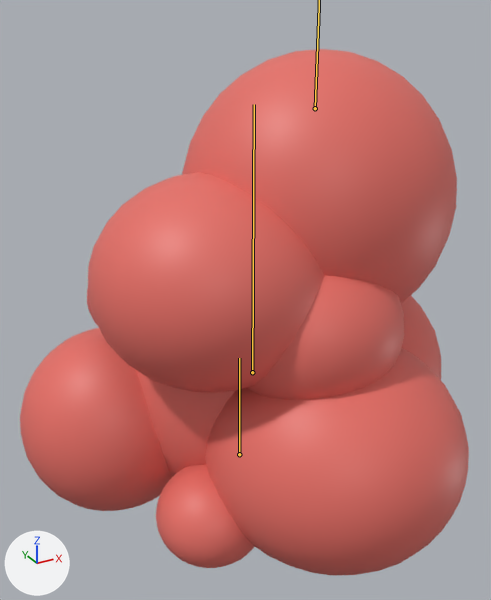
A saved change to the FBX model Source/Game/data/Assets/Art/3D/Environment/SK_EN_GoopEggs_01.fbx.
The view is the same before and after, from a 50 mm camera at (-2.05, -5.13, 3.72) aimed at (0.33, -0.81, 1.56). Lighting does not change. The marker at lower left points along +X, +Y and +Z. The picture after the commit comes second. Both versions are drawn at the pose saved in each file; the numbers are the values there. The bones that bend it are drawn over the model as lines.

The first picture shows 'SK_EN_GoopEggs_01'.
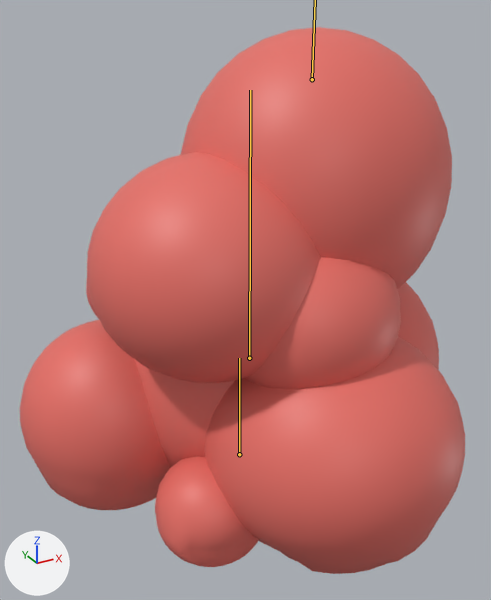
Boxes [x1, y1, x2, y2] around the edits, measured in the pictures (491 x 600 px):
'SK_EN_GoopEggs_01', posed: before [20, 49, 469, 575]; after [20, 27, 465, 574]
bone 'mid', root to tip: before (252, 372) to (254, 104); after (249, 358) to (250, 90)

The change in detail:
Bone 'mid' (bone_mid) moves from (0.0, 0.0, 0.0) to (2.0, 8.0, -9.0).
Bone 'end' (bone_end) moves from (0.0, 0.0, 0.0) to (4.0, 10.0, -5.0).
